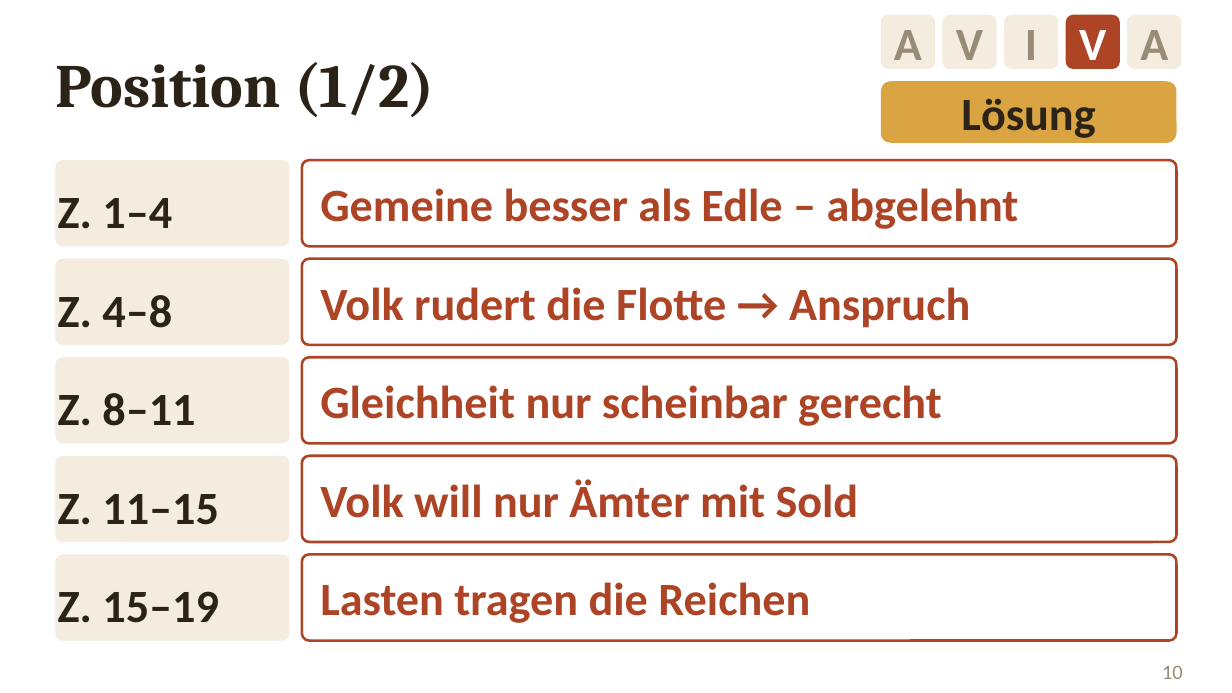
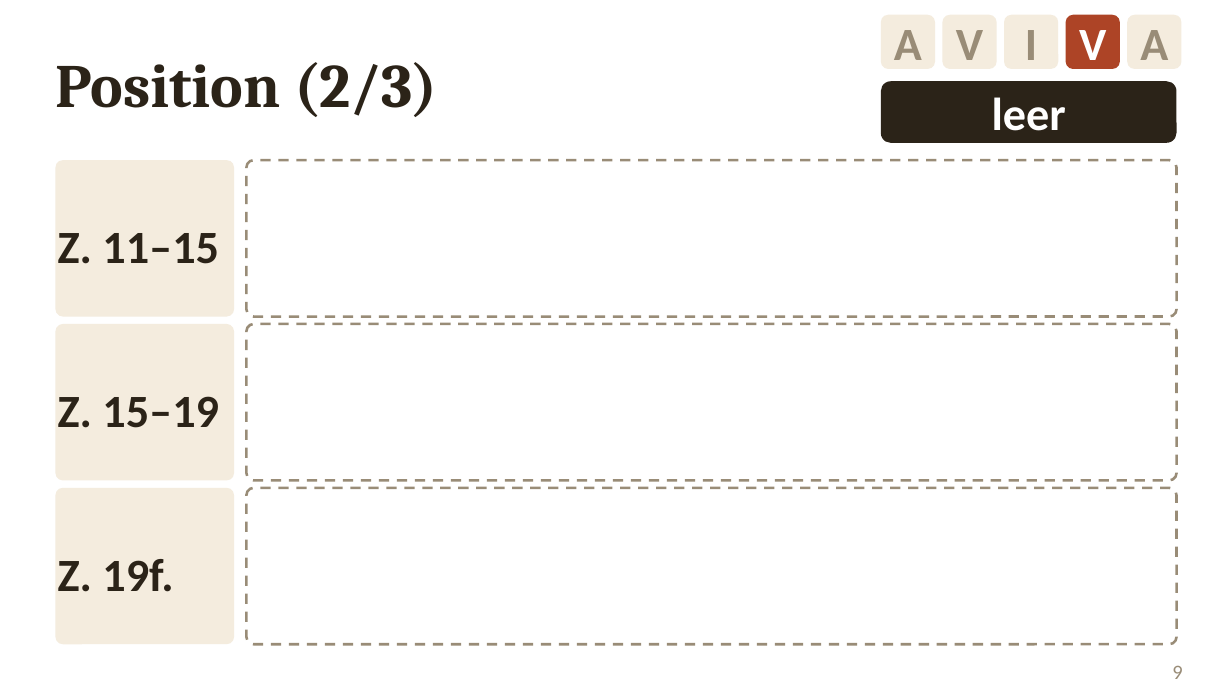
Before and after one commit to golzkonstantin-gif/Schule, a slide deck: slide 9 of Geschichte_11/Probeklausur_PseudoXenophon/Folien_Probeklausur.pptx (slide 10 before the commit). Drawn at 1232x693 pixels with LibreOffice and Linux fonts; fonts in the diff are those of the drawing. Boxes give left, top, right and bottom in pixels: in the first picture for what was removed or moved away, otherwise in the second. Text is boxed around its words. In the diff, an @@ line names an element or a change of style, - is before the commit and + after.

```diff
--- a/Geschichte_11/Probeklausur_PseudoXenophon/Folien_Probeklausur.pptx
+++ b/Geschichte_11/Probeklausur_PseudoXenophon/Folien_Probeklausur.pptx
@@ text at <box>55,62,438,117</box>: text changed @@
-Position (1/2)
+Position (2/3)
@@ rounded rectangle "leer" at <box>881,81,1177,143</box>: fill #D9A441 to #2B2318 @@
@@ text in rounded rectangle at <box>992,97,1066,131</box>: text changed; text colour #2B2318 to #FFFFFF @@
-Lösung
+leer
@@ rounded rectangle "Z. 11–15": place and size @@
-rounded rectangle "Z. 11–15" at <box>55,160,290,246</box>
+rounded rectangle "Z. 11–15" at <box>55,160,234,317</box>
@@ rounded rectangle "Z. 11–15" at <box>55,160,234,317</box>: proportions changed @@
@@ rounded rectangle: place and size @@
-rounded rectangle at <box>302,160,1177,246</box>
+rounded rectangle at <box>246,160,1177,317</box>
@@ text removed at <box>320,188,1019,229</box> @@
-Gemeine besser als Edle – abgelehnt
@@ text in rounded rectangle at <box>58,233,219,264</box>: text changed @@
-Z. 1–4
+Z. 11–15
@@ rounded rectangle removed at <box>55,259,290,345</box> @@
-Z. 4–8
@@ rounded rectangle removed at <box>302,259,1177,345</box> @@
@@ text removed at <box>320,287,970,328</box> @@
-Volk rudert die Flotte → Anspruch
@@ rounded rectangle "Z. 15–19" at <box>55,324,234,480</box>: proportions changed @@
@@ rounded rectangle "Z. 15–19": place and size @@
-rounded rectangle "Z. 15–19" at <box>55,554,290,641</box>
+rounded rectangle "Z. 15–19" at <box>55,324,234,480</box>
@@ rounded rectangle: place and size @@
-rounded rectangle at <box>302,357,1177,444</box>
+rounded rectangle at <box>246,324,1177,480</box>
@@ rounded rectangle removed at <box>55,357,290,444</box> @@
-Z. 8–11
@@ text removed at <box>320,385,942,426</box> @@
-Gleichheit nur scheinbar gerecht
@@ rounded rectangle removed at <box>55,456,290,542</box> @@
-Z. 11–15
@@ rounded rectangle removed at <box>302,456,1177,542</box> @@
@@ text removed at <box>320,479,859,518</box> @@
-Volk will nur Ämter mit Sold
@@ rounded rectangle added at <box>55,488,234,644</box>, fill #F4ECDE, 27 pt, text #2B2318, bold @@
+Z. 19f.
@@ outline #AD4426 1.5 pt to #998C77 1.5 pt dashed; proportions changed in 3 elements at <box>246,160,1177,317</box>, <box>246,324,1177,480</box>, <box>246,488,1177,644</box> @@
@@ rounded rectangle: place and size @@
-rounded rectangle at <box>302,554,1177,641</box>
+rounded rectangle at <box>246,488,1177,644</box>
@@ text removed at <box>320,582,810,623</box> @@
-Lasten tragen die Reichen
@@ page number at <box>1172,666,1182,679</box>: text changed @@
-10
+9
```
Also in this commit, not shown: 3 other slides changed, 3 slides added, 1 slide removed, 3 other files.
